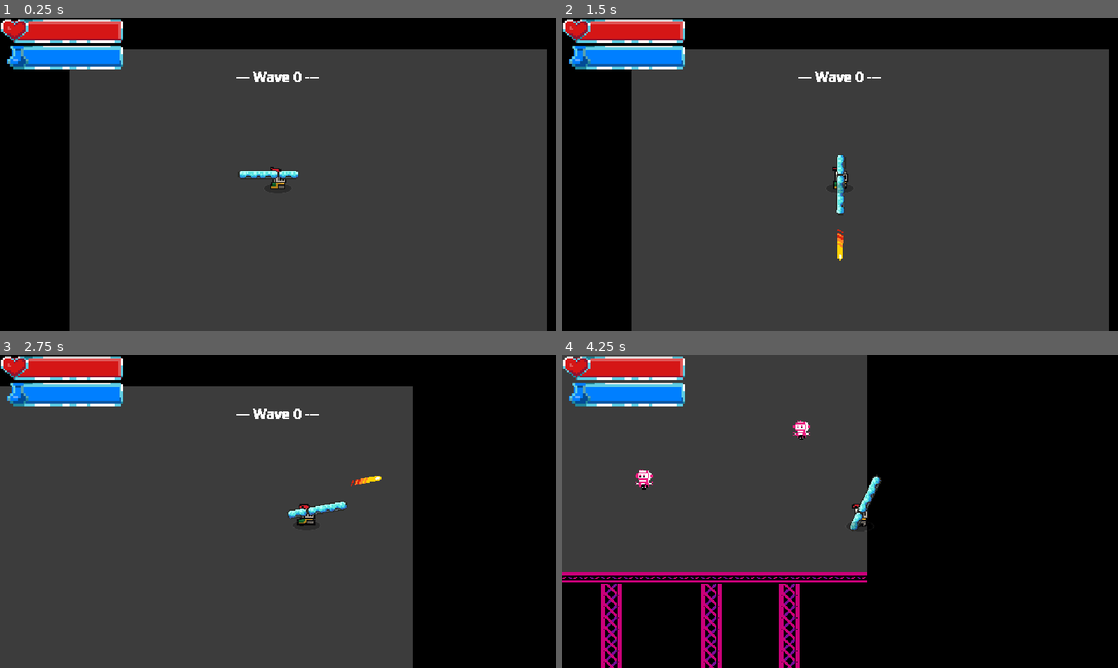
Above: before the commit, frames 1-4 (two rows, left to right).
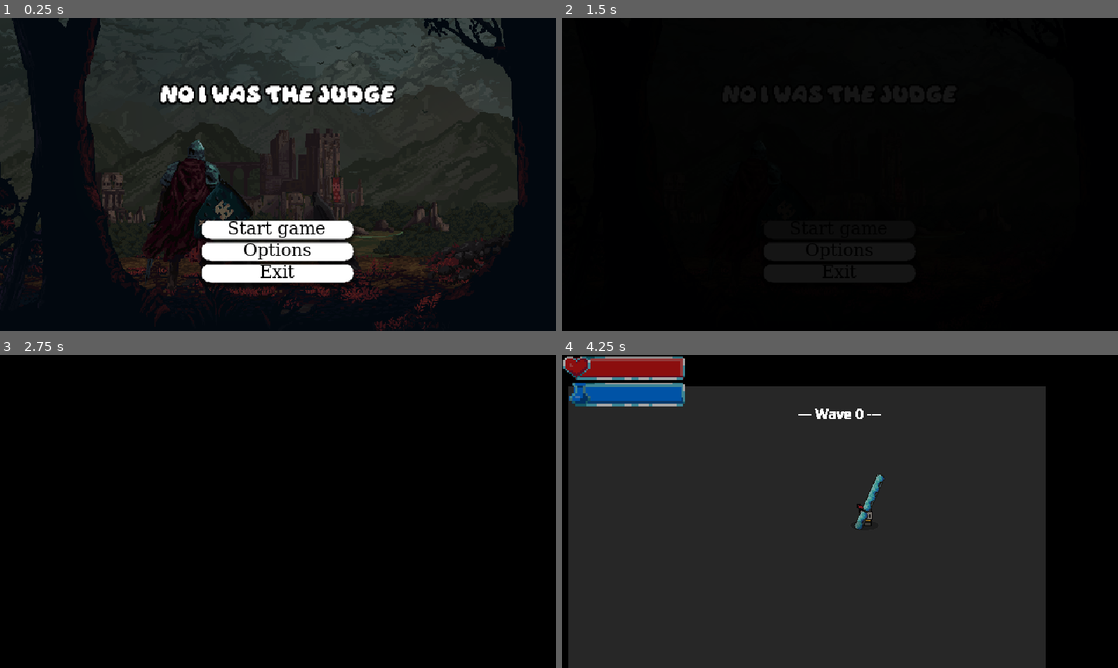
Above: after the commit, the same moments.

Repository: LicoRyte/PSCP--NoIWasTheJudge
Game: Godot game, scene res://Scene/Game Scene/main_menu.tscn
Two runs of this game, one before a commit and one after it. Both use one fixed random seed, a clock stepped at 60 frames per second and the inputs below. Before the commit the project starts from res://Scene/Game Scene/arena.tscn.
Inputs (mouse positions are in pixels of both pictures, inside the frame that each line leads up to):
- Up to frame 1 (0.25 s): no input
- Up to frame 2 (1.5 s): click (840, 230) at 0.5 s, where only the run after the commit has a clickable "Start game"; click (840, 230) at 1.25 s, where only the run after the commit has a clickable "Start game"
- Up to frame 3 (2.75 s): move the mouse to (400, 495) at 2.02 s; hold D (Right) from 2.03 s (still down); tap Shift (Dash) at 2.1 s; click (400, 495) at 2.17 s
- Up to frame 4 (4.25 s): move the mouse to (728, 527) at 2.77 s; release D (Right) at 2.78 s; hold S (Down) 2.78-3.53 s; click (728, 527) at 2.85 s; move the mouse to (895, 442) at 3.52 s; hold D (Right) from 3.53 s (still down); tap R (Relode) at 3.6 s

The runs differ from the first frame. In frame 1, 67% of the frame differs, in the area x 0-99%, y 0-100%; in frame 2, 80%; in frame 3, 69%; in frame 4, 53%.

Commit message:
Revert Enemies Damage

Diff:
--- a/Scripts/Gun_scripts/Gun & Bullet/bullet.gd
+++ b/Scripts/Gun_scripts/Gun & Bullet/bullet.gd
@@ -38,7 +38,6 @@
 
 func apply_hit(target: Node2D):
 	var hitbox = Common.get_component(target, HitboxComponent)
-	print(hitbox)
 	if not hitbox:
 		return
 	var eff = Effect.new()
@@ -67,26 +66,12 @@
 func _on_visible_on_screen_notifier_2d_screen_exited() -> void:
 	queue_free()
 
-func new_mod_added(mod : BulletModifier):
-	add_mod(mod)
 
 func add_mod(mod : BulletModifier):
 	if mod not in modifier:
 		modifier.append(mod)
 		mod.on_spawn(self)
 
-func remove_mod(mod: BulletModifier):
-	modifier.erase(mod)
-
-func _on_hitbox_body_entered(body: Node2D) -> void:
-	pass
-	#print(body)
-	#if body is Player:
-		#return
-	#GameEvents._shake_call.emit()
-	#GlobalAudio.fx("damage")
-	#apply_hit(body)
-	#queue_free()
 
 func _on_hitbox_area_entered(area: Area2D) -> void:
 	if area.get_parent() is Player or area.get_parent() is Bullet:
--- a/Scripts/Gun_scripts/enemy_bullet.gd
+++ b/Scripts/Gun_scripts/enemy_bullet.gd
@@ -13,5 +13,5 @@
 func _on_hitbox_area_entered(area: Area2D) -> void:
 	if area.get_parent() is Enemy or area.get_parent() is Enemy_bullet or area.get_parent() is Bullet:
 		return
-	Damage.deal_damage(20, area.get_parent())
+	Damage.deal_damage(3.5, area.get_parent())
 	queue_free()
--- a/project.godot
+++ b/project.godot
@@ -11,7 +11,7 @@
 [application]
 
 config/name="NoIWasTheJudge"
-run/main_scene="uid://d2ymyqoxoc30l"
+run/main_scene="uid://borvnp1s272td"
 config/features=PackedStringArray("4.5", "GL Compatibility")
 config/icon="res://icon.svg"
 
Not shown: 1 places in Scene/UX,UI_scene/main_menu.tscn that only renumber resources
